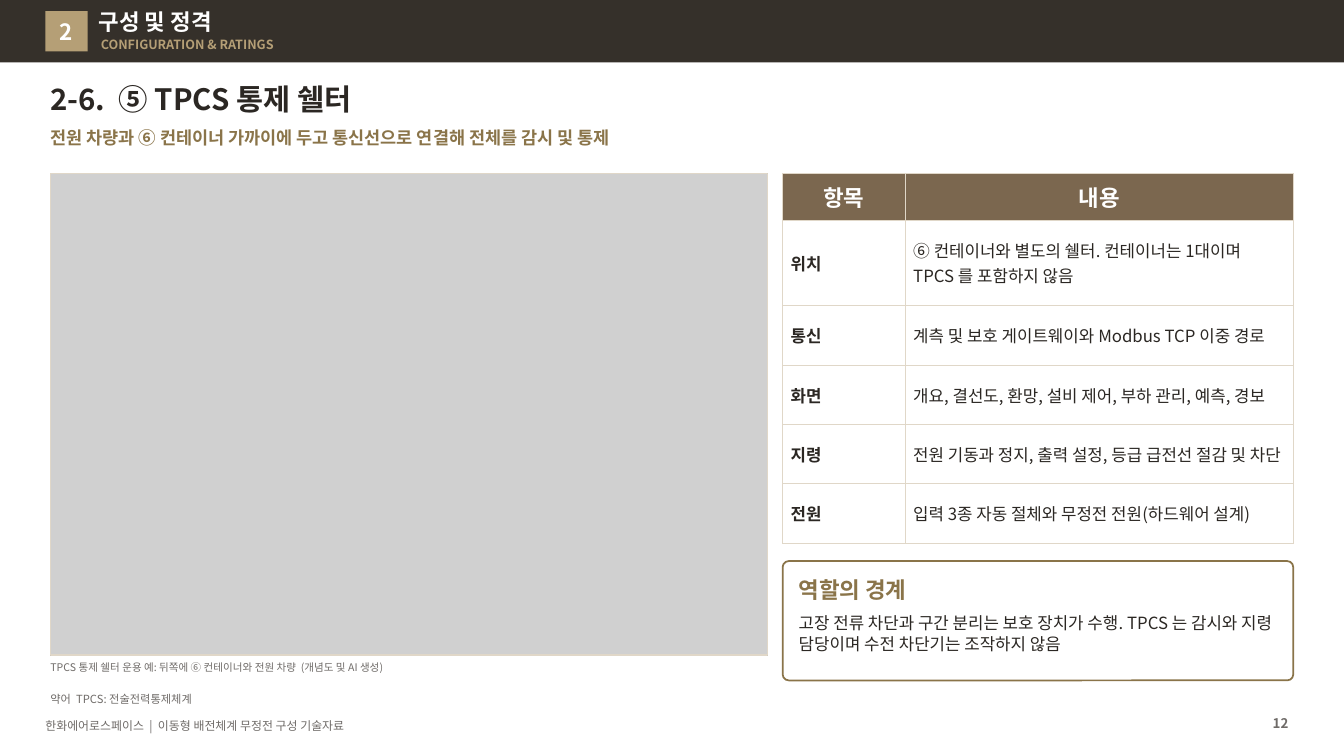
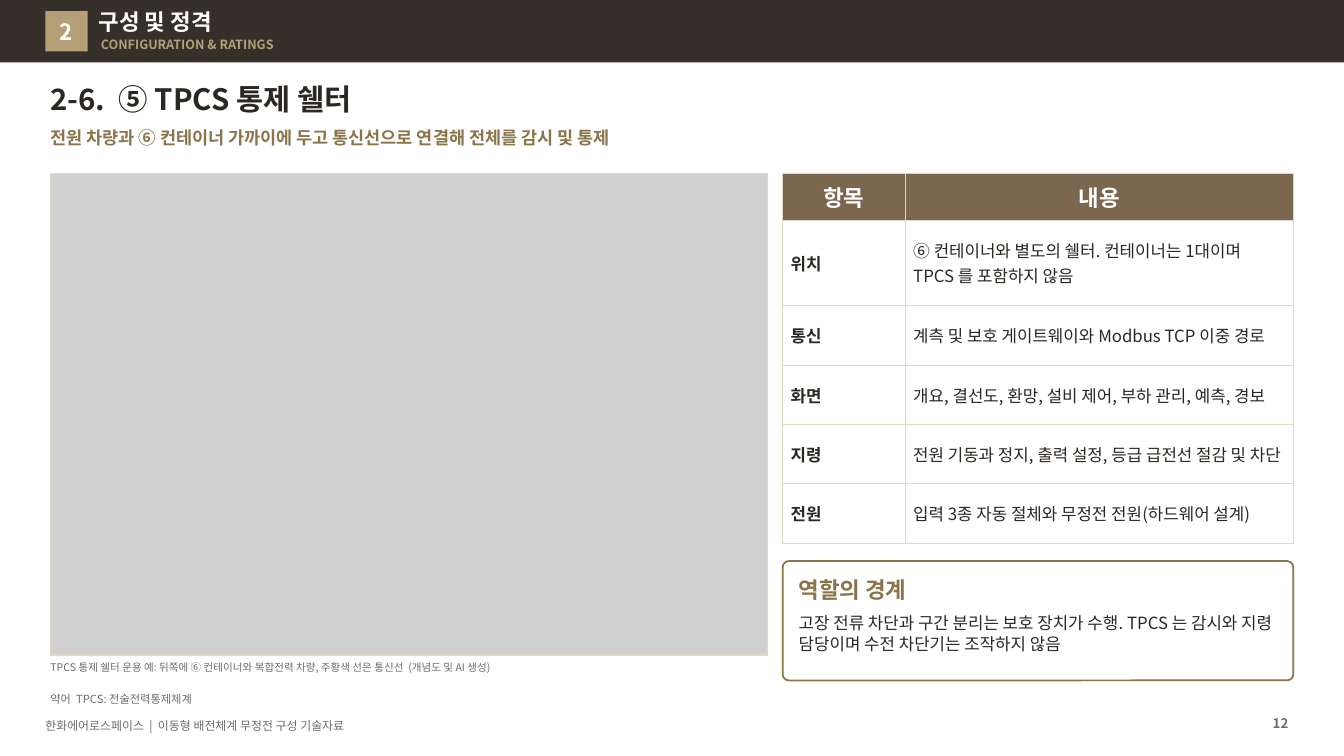
Before and after one commit to byunjd112-hue/headroom, a slide deck: slide 12 of mobile_ems/docs/out/IFPS_이동형배전체계_무정전구성_기술자료_Rev72.pptx. Drawn at 1344x756 pixels with LibreOffice and Linux fonts; fonts in the diff are those of the drawing; grey boxes stand for pictures. Boxes give left, top, right and bottom in pixels: in the first picture for what was removed or moved away, otherwise in the second. Text is boxed around its words. In the diff, an @@ line names an element or a change of style, - is before the commit and + after.

```diff
--- a/mobile_ems/docs/out/IFPS_이동형배전체계_무정전구성_기술자료_Rev72.pptx
+++ b/mobile_ems/docs/out/IFPS_이동형배전체계_무정전구성_기술자료_Rev72.pptx
@@ text at (50, 662, 490, 673): text changed @@
-TPCS 통제 쉘터 운용 예: 뒤쪽에 ⑥ 컨테이너와 전원 차량 (개념도 및 AI 생성)
+TPCS 통제 쉘터 운용 예: 뒤쪽에 ⑥ 컨테이너와 복합전력 차량, 주황색 선은 통신선 (개념도 및 AI 생성)
```
Also in this commit, not shown: 5 other slides changed, 11 slides added, 11 other files.
